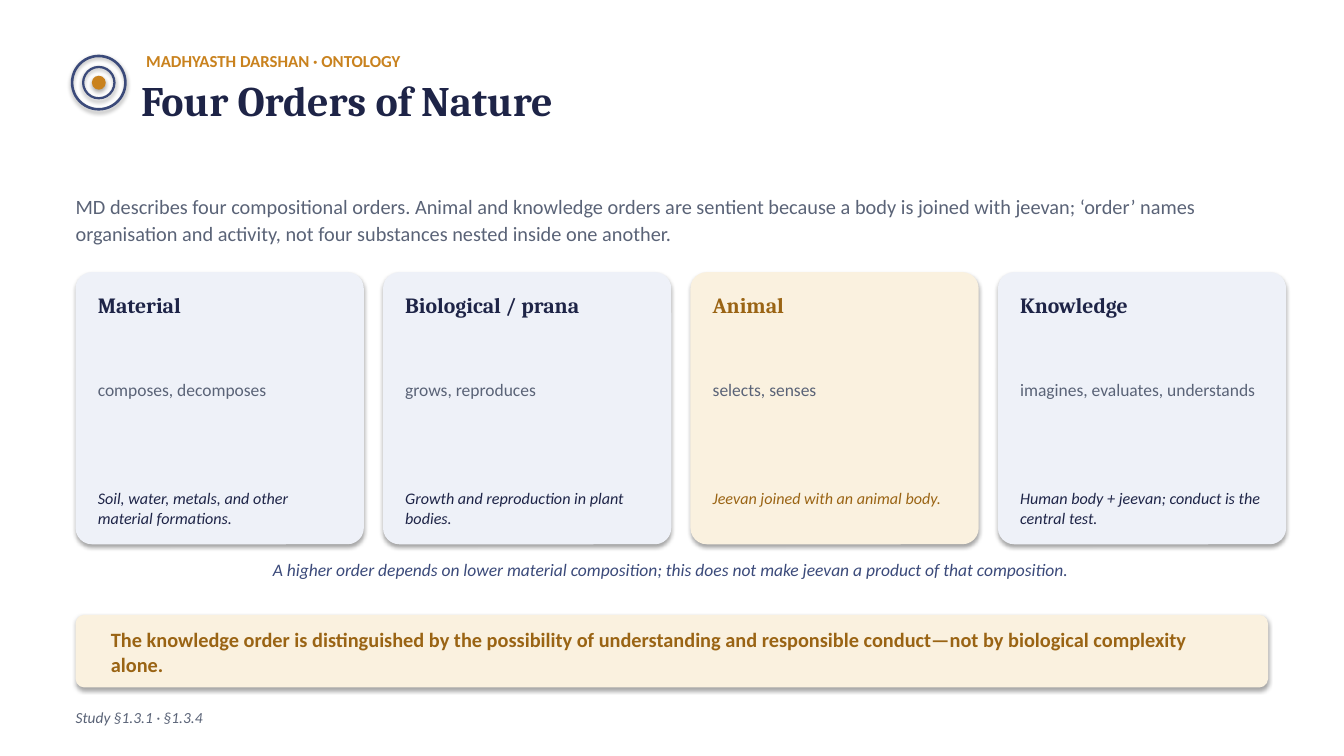
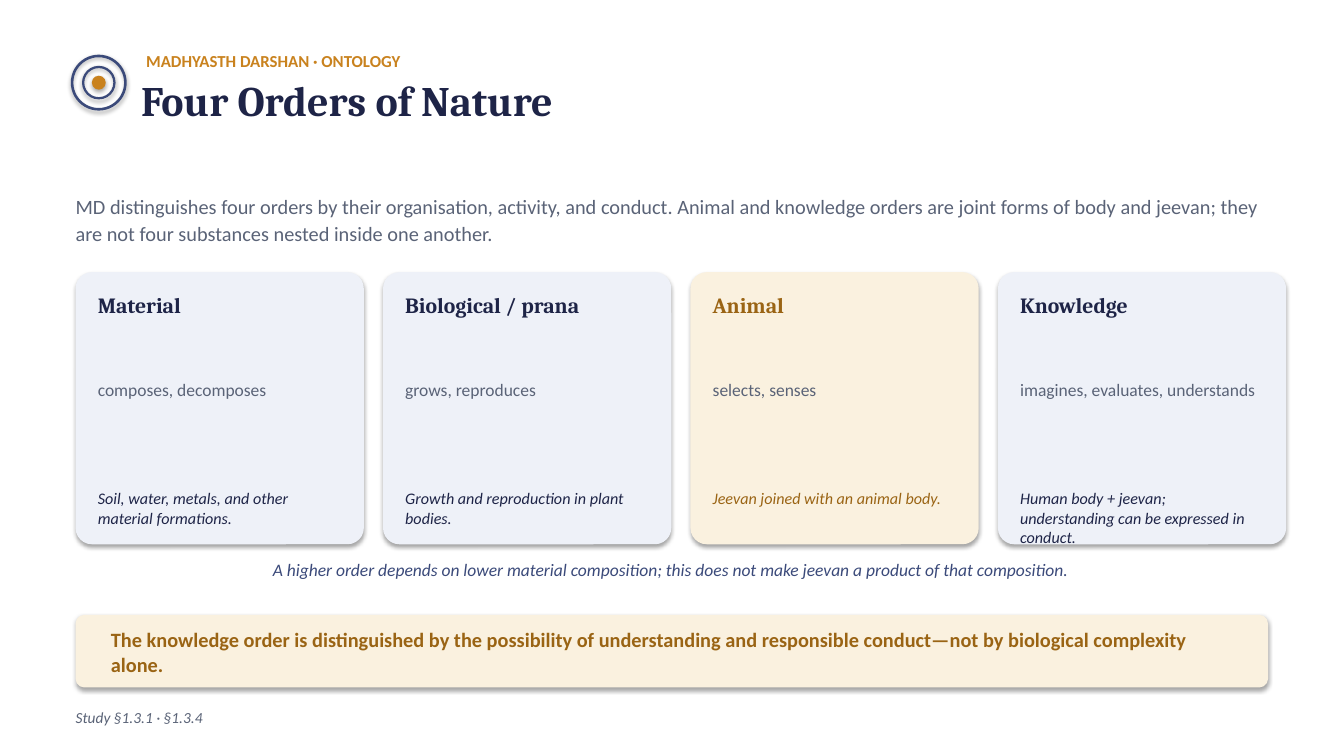
Before and after one commit to raghavamohan/AnalyticMadhyasthDarshan, a slide deck: slide 8 of Studies/Why-Humans-Are-Not-Just-Material/Why-Humans-Are-Not-Just-Material.pptx. Drawn at 1344x756 pixels with LibreOffice and Linux fonts; fonts in the diff are those of the drawing. Boxes give left, top, right and bottom in pixels: in the first picture for what was removed or moved away, otherwise in the second. Text is boxed around its words. In the diff, an @@ line names an element or a change of style, - is before the commit and + after.

Commit message:
Revise human sentience study and align presentation

```diff
--- a/Studies/Why-Humans-Are-Not-Just-Material/Why-Humans-Are-Not-Just-Material.pptx
+++ b/Studies/Why-Humans-Are-Not-Just-Material/Why-Humans-Are-Not-Just-Material.pptx
@@ text at <box>76,200,1258,241</box>: text changed @@
-MD describes four compositional orders. Animal and knowledge orders are sentient because a body is joined with jeevan; ‘order’ names organisation and activity, not four substances nested inside one another.
+MD distinguishes four orders by their organisation, activity, and conduct. Animal and knowledge orders are joint forms of body and jeevan; they are not four substances nested inside one another.
@@ text at <box>1020,493,1245,547</box>: text changed @@
-Human body + jeevan; conduct is the central test.
+Human body + jeevan; understanding can be expressed in conduct.
```
Also in this commit, not shown: 16 other slides changed, 16 other files.
